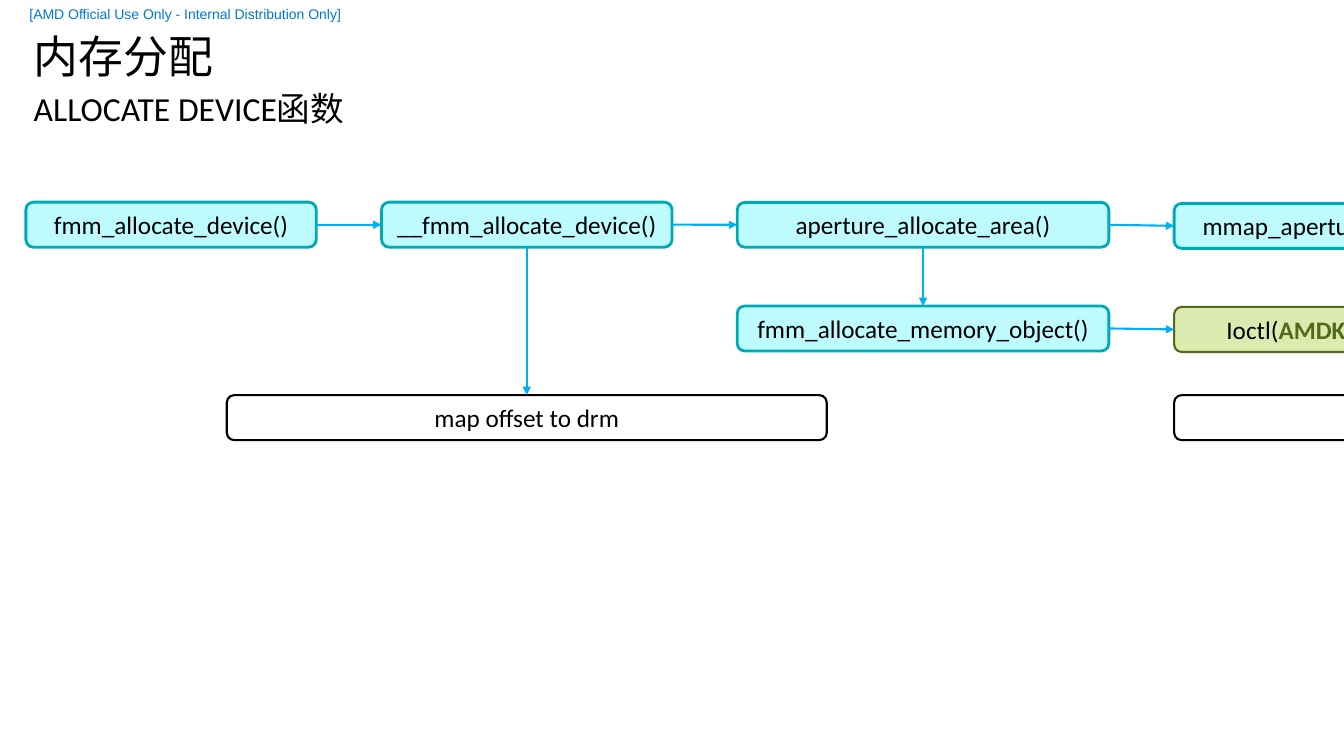
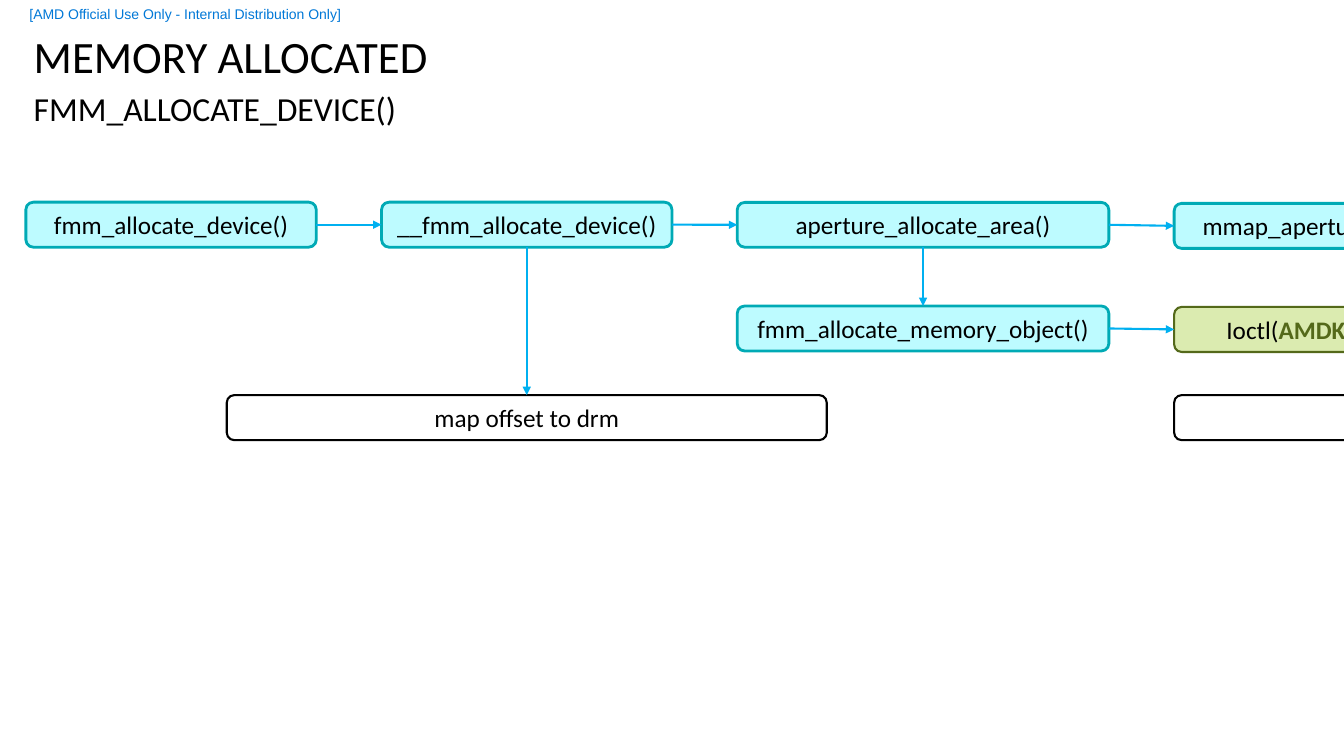
Before and after one commit to feifei14119/KmtHsaStudy, a slide deck: slide 11 of doc/HSA-KMT.pptx (slide 10 before the commit). Drawn at 1344x756 pixels with LibreOffice and Linux fonts; fonts in the diff are those of the drawing; background and template pictures are left out. Boxes give left, top, right and bottom in pixels: in the first picture for what was removed or moved away, otherwise in the second. Text is boxed around its words. In the diff, an @@ line names an element or a change of style, - is before the commit and + after.

```diff
--- a/doc/HSA-KMT.pptx
+++ b/doc/HSA-KMT.pptx
@@ title at box(34, 44, 428, 74): text changed @@
-内存分配
+MEMORY ALLOCATED
@@ text at box(34, 96, 396, 126): text changed @@
-ALLOCATE DEVICE函数
+FMM_ALLOCATE_DEVICE()
```
Also in this commit, not shown: 16 other slides changed, 10 slides added, 2 slides removed, 38 other files.
